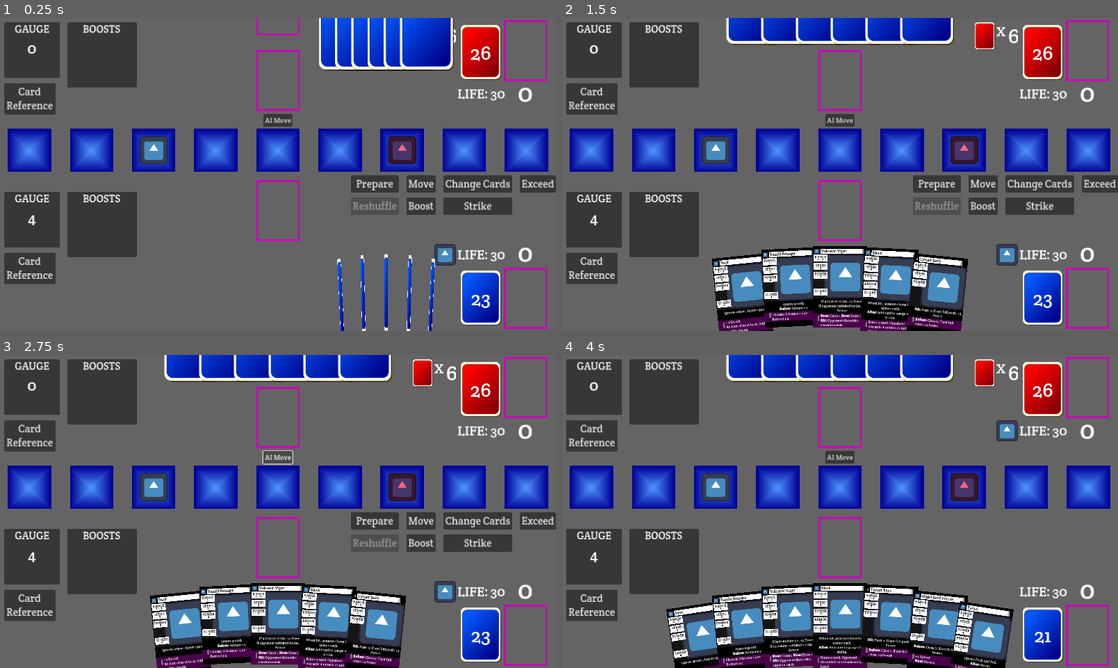
Above: before the commit, frames 1-4 (two rows, left to right).
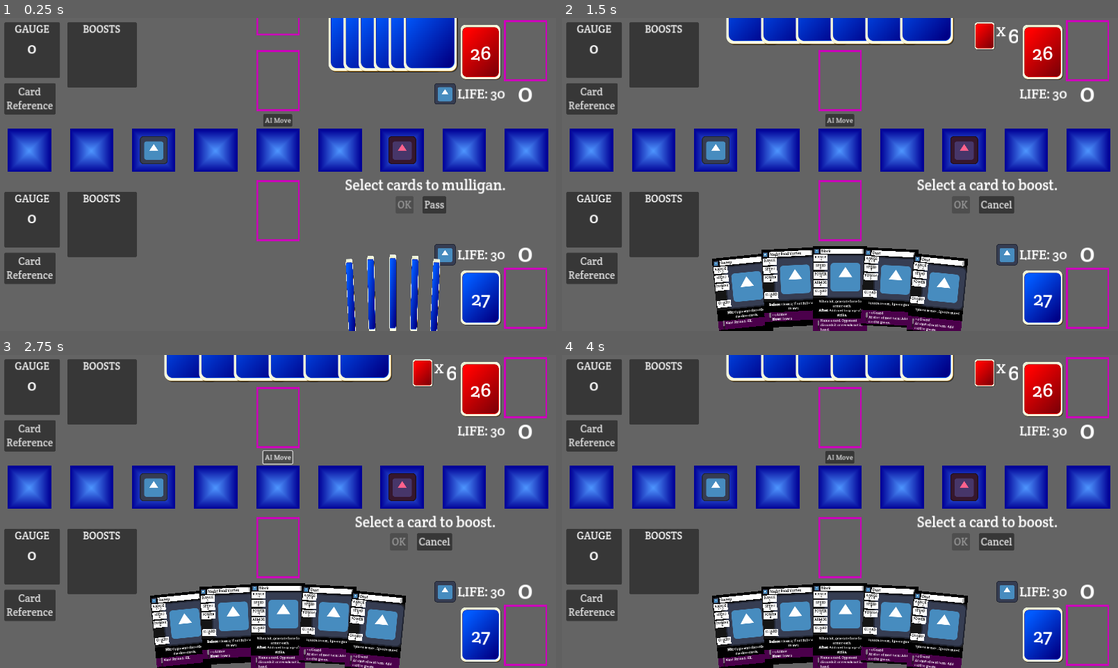
Above: after the commit, the same moments.

Repository: daniel-k-taylor/exceedgameclient
Game: Godot game, scene res://scenes/game/game.tscn
Two runs of this game, one before a commit and one after it. Both use one fixed random seed, a clock stepped at 60 frames per second and the inputs below. The engine's default icon, where the game draws it, is replaced by a stand-in: a white triangle on a blue panel in a dark square.
Inputs (mouse positions are in pixels of both pictures, inside the frame that each line leads up to):
- Up to frame 1 (0.25 s): no input
- Up to frame 2 (1.5 s): click (995, 205) at 0.5 s, where only the run after the commit has a clickable "Pass"; click (995, 205) at 1.25 s, where only the run before the commit has a clickable "Cancel"
- Up to frame 3 (2.75 s): click "AI Move" at 2 s
- Up to frame 4 (4 s): click (934, 520) at 2.75 s, where only the run before the commit has a clickable "Prepare"; click (1040, 636) at 3.52 s

The runs differ from the first frame. In frame 1, 7.0% of the frame differs, in the area x 4-100%, y 0-100%; in frame 2, 4.7%; in frame 3, 4.7%; in frame 4, 6.2%.

Commit message:
Implement mulligan

Diff:
--- a/scenes/card/card_base.gd
+++ b/scenes/card/card_base.gd
@@ -89,7 +89,7 @@
 
 func update_visibility():
 	match state:
-		CardState.CardState_InGauge, CardState.CardState_InBoost, CardState.CardState_Offscreen:
+		CardState.CardState_InDeck, CardState.CardState_InGauge, CardState.CardState_InBoost, CardState.CardState_Offscreen:
 			visible = false
 		_:
 			visible = true
--- a/scenes/game/game.gd
+++ b/scenes/game/game.gd
@@ -14,6 +14,8 @@
 
 var chosen_deck = null
 var NextCardId = 1
+
+const Test_StartWithGauge = false
 
 var first_run_done = false
 var select_card_require_min = 0
@@ -46,6 +48,7 @@
 	UISubState_SelectCards_DiscardCardsToGauge,
 	UISubState_SelectCards_ForceForChange,
 	UISubState_SelectCards_Exceed,
+	UISubState_SelectCards_Mulligan,
 	UISubState_SelectCards_StrikeGauge,
 	UISubState_SelectCards_StrikeCard,
 	UISubState_SelectCards_StrikeResponseCard,
@@ -74,8 +77,6 @@
 	$PlayerLife.set_life(game_logic.player.life)
 	$OpponentLife.set_life(game_logic.opponent.life)
 
-	finish_initialization()
-
 func finish_initialization():
 	spawn_all_cards()
 	draw_and_begin()
@@ -89,16 +90,18 @@
 	events = game_logic.player.add_to_gauge(card)
 	_handle_events(events)
 func test_init():
-	for i in range(4):
-		test_draw_and_add()
-	layout_player_hand(true)
-	_update_buttons()
-	update_card_counts()
+	if Test_StartWithGauge:
+		for i in range(4):
+			test_draw_and_add()
+		layout_player_hand(true)
+		_update_buttons()
 
 func first_run():
 	move_character_to_arena_square($PlayerCharacter, game_logic.player.arena_location)
 	move_character_to_arena_square($OpponentCharacter, game_logic.opponent.arena_location)
 	_update_buttons()
+
+	finish_initialization()
 
 func spawn_deck(deck, deck_copy, deck_card_zone, copy_zone, hand_focus_y_pos):
 	for card in deck:
@@ -123,12 +126,8 @@
 	spawn_deck(game_logic.opponent.deck, game_logic.opponent.deck_copy, $AllCards/OpponentDeck, $AllCards/OpponentAllCopy, OpponentHandFocusYPos)
 
 func draw_and_begin():
-	game_logic.draw_starting_hands_and_begin()
-	for card in game_logic.player.hand:
-		draw_card(card.id, true)
-	for card in game_logic.opponent.hand:
-		draw_card(card.id, false)
-	_on_advance_turn()
+	var events = game_logic.draw_starting_hands_and_begin()
+	_handle_events(events)
 
 func get_arena_location_button(arena_location):
 	var arena = $StaticUI/StaticUIVBox/Arena
@@ -172,6 +171,11 @@
 	else:
 		return $OpponentDeck/DeckButton
 
+func get_deck_button_position(is_player : bool):
+	var button = get_deck_button(is_player)
+	var deck_position = button.position + (button.size * button.scale)/2
+	return deck_position
+
 func get_hand_zone(is_player : bool):
 	if is_player:
 		return $AllCards/PlayerHand
@@ -182,9 +186,7 @@
 	var card = add_card_to_hand(card_id, is_player)
 
 	# Start the card at the deck.
-	var deck_button = get_deck_button(is_player)
-	var deck_position = deck_button.position + (deck_button.size * deck_button.scale)/2
-	card.position = deck_position
+	card.position = get_deck_button_position(is_player)
 
 	layout_player_hand(is_player)
 
@@ -274,7 +276,7 @@
 			return in_gauge and len(selected_cards) < select_card_require_max
 		UISubState.UISubState_SelectCards_MoveActionGenerateForce, UISubState.UISubState_SelectCards_ForceForChange, UISubState.UISubState_SelectCards_ForceForArmor:
 			return in_gauge or in_hand
-		UISubState.UISubState_SelectCards_StrikeCard, UISubState.UISubState_SelectCards_StrikeResponseCard:
+		UISubState.UISubState_SelectCards_StrikeCard, UISubState.UISubState_SelectCards_StrikeResponseCard, UISubState.UISubState_SelectCards_Mulligan:
 			return in_hand
 		UISubState.UISubState_SelectCards_PlayBoost:
 			return len(selected_cards) == 0 and in_hand and game_logic.can_player_boost(game_logic.player, card.card_id)
@@ -474,6 +476,21 @@
 	card.discard_to(pos, CardBase.CardState.CardState_InGauge)
 	reparent_to_zone(card, gauge_card_loc)
 
+func get_deck_zone(is_player : bool):
+	if is_player:
+		return $AllCards/PlayerDeck
+	else:
+		return $AllCards/OpponentDeck
+
+func _on_add_to_deck(event):
+	var is_player = event['event_player'] == game_logic.player
+	var card = find_card_on_board(event['number'])
+	card.flip_card_to_front(false)
+	var deck_position = get_deck_button_position(is_player)
+	card.discard_to(deck_position, CardBase.CardState.CardState_InDeck)
+	reparent_to_zone(card, get_deck_zone(is_player))
+	layout_player_hand(is_player)
+
 func _on_draw_event(event):
 	var card_drawn_id = event['number']
 	var is_player = event['event_player'] == game_logic.player
@@ -630,6 +647,17 @@
 	else:
 		move_character_to_arena_square($OpponentCharacter, event['number'])
 
+func _on_mulligan_decision(event):
+	if event['event_player'] == game_logic.player:
+		selected_cards = []
+		select_card_require_min = 1
+		select_card_require_max = len(game_logic.player.hand)
+		var can_cancel = true
+		enable_instructions_ui("Select cards to mulligan.", true, can_cancel)
+		change_ui_state(UIState.UIState_SelectCards, UISubState.UISubState_SelectCards_Mulligan)
+	else:
+		ai_mulligan_decision()
+
 func _on_reshuffle_discard(event):
 	# TODO: Play a cool animation of discard shuffling into deck
 	printlog("UI: TODO: Play reshuffle animation and update reshuffle count/icon.")
@@ -649,6 +677,9 @@
 			card.reset()
 	close_popout()
 
+func _on_reshuffle_deck(_event):
+	printlog("UI: TODO: In place reshuffle deck. No cards actually move though.")
+
 func _on_reveal_hand(event):
 	if event['event_player'] == game_logic.opponent:
 		var cards = $AllCards/OpponentHand.get_children()
@@ -721,6 +752,8 @@
 		match event['event_type']:
 			game_logic.EventType.EventType_AddToGauge:
 				_on_add_to_gauge(event)
+			game_logic.EventType.EventType_AddToDeck:
+				_on_add_to_deck(event)
 			game_logic.EventType.EventType_AddToDiscard:
 				_on_discard_event(event)
 			game_logic.EventType.EventType_AdvanceTurn:
@@ -757,8 +790,12 @@
 				_on_hand_size_exceeded(event)
 			game_logic.EventType.EventType_Move:
 				_on_move_event(event)
+			game_logic.EventType.EventType_MulliganDecision:
+				_on_mulligan_decision(event)
 			game_logic.EventType.EventType_ReshuffleDiscard:
 				_on_reshuffle_discard(event)
+			game_logic.EventType.EventType_ReshuffleDeck:
+				_on_reshuffle_deck(event)
 			game_logic.EventType.EventType_RevealHand:
 				_on_reveal_hand(event)
 			game_logic.EventType.EventType_Strike_ArmorUp:
@@ -836,7 +873,7 @@
 	$StaticUI/StaticUIVBox/InstructionsWithButtonsUI/ButtonContainer/WildSwingButton.visible = instructions_wild_swing_allowed
 
 	match ui_sub_state:
-		UISubState.UISubState_SelectCards_BoostCancel:
+		UISubState.UISubState_SelectCards_BoostCancel, UISubState.UISubState_SelectCards_Mulligan:
 			$StaticUI/StaticUIVBox/InstructionsWithButtonsUI/ButtonContainer/CancelButton.text = "Pass"
 		_:
 			$StaticUI/StaticUIVBox/InstructionsWithButtonsUI/ButtonContainer/CancelButton.text = "Cancel"
@@ -889,7 +926,7 @@
 				return selected_cards_between_min_and_max()
 			UISubState.UISubState_SelectCards_BoostCancel, UISubState.UISubState_SelectCards_DiscardContinuousBoost, UISubState.UISubState_SelectCards_DiscardFromReference:
 				return selected_cards_between_min_and_max()
-			UISubState.UISubState_SelectCards_DiscardCardsToGauge:
+			UISubState.UISubState_SelectCards_DiscardCardsToGauge, UISubState.UISubState_SelectCards_Mulligan:
 				return selected_cards_between_min_and_max()
 			UISubState.UISubState_SelectCards_MoveActionGenerateForce:
 				var force_selected = get_force_in_selected_cards()
@@ -956,7 +993,7 @@
 
 func _on_instructions_ok_button_pressed():
 	if ui_state == UIState.UIState_SelectCards and can_press_ok():
-		var selected_card_ids = []
+		var selected_card_ids : Array[int] = []
 		for card in selected_cards:
 			selected_card_ids.append(card.card_id)
 		var single_card_id = -1
@@ -991,6 +1028,8 @@
 				events = game_logic.do_strike(game_logic.player, single_card_id, false, ex_card_id)
 			UISubState.UISubState_SelectCards_ForceForArmor:
 				events = game_logic.do_force_for_armor(game_logic.player, selected_card_ids)
+			UISubState.UISubState_SelectCards_Mulligan:
+				events = game_logic.do_mulligan(game_logic.player, selected_card_ids)
 			UISubState.UISubState_SelectCards_PlayBoost:
 				if game_logic.get_card_boost_force_cost(single_card_id) > 0:
 					printlog("ERROR: TODO: Force cost not implemented.")
@@ -1002,11 +1041,17 @@
 func _on_instructions_cancel_button_pressed():
 	match ui_sub_state:
 		UISubState.UISubState_SelectCards_ForceForArmor:
-				var selected_card_ids = []
-				deselect_all_cards()
-				var events = game_logic.do_force_for_armor(game_logic.player, selected_card_ids)
-				_handle_events(events)
-				return
+			deselect_all_cards()
+			close_popout()
+			var events = game_logic.do_force_for_armor(game_logic.player, [])
+			_handle_events(events)
+			return
+		UISubState.UISubState_SelectCards_Mulligan:
+			deselect_all_cards()
+			close_popout()
+			var events = game_logic.do_mulligan(game_logic.player, [])
+			_handle_events(events)
+			return
 
 	if ui_state == UIState.UIState_SelectArenaLocation and instructions_cancel_allowed:
 		change_ui_state(UIState.UIState_PickTurnAction)
@@ -1105,6 +1150,13 @@
 func ai_choose_card_hand_to_gauge():
 	var card_id = game_logic.opponent.hand[0].id
 	var events = game_logic.do_card_from_hand_to_gauge(game_logic.opponent, card_id)
+	_handle_events(events)
+
+func ai_mulligan_decision():
+	var ids : Array[int] = []
+	for card in game_logic.opponent.hand:
+		ids.append(card.id)
+	var events = game_logic.do_mulligan(game_logic.opponent, ids)
 	_handle_events(events)
 
 func card_in_selected_cards(card):
--- a/scenes/game/gamelogic.gd
+++ b/scenes/game/gamelogic.gd
@@ -37,6 +37,7 @@
 	GameState_Boost_Processing,
 	GameState_PickAction,
 	GameState_DiscardDownToMax,
+	GameState_Mulligan,
 	GameState_WaitForStrike,
 	GameState_PlayerDecision,
 	GameState_Strike_Opponent_Response,
@@ -51,6 +52,7 @@
 enum EventType {
 	EventType_AddToGauge,
 	EventType_AddToDiscard,
+	EventType_AddToDeck,
 	EventType_AdvanceTurn,
 	EventType_Boost_ActionAfterBoost,
 	EventType_Boost_CancelDecision,
@@ -67,6 +69,8 @@
 	EventType_GameOver,
 	EventType_HandSizeExceeded,
 	EventType_Move,
+	EventType_MulliganDecision,
+	EventType_ReshuffleDeck,
 	EventType_ReshuffleDiscard,
 	EventType_RevealHand,
 	EventType_Strike_ArmorUp,
@@ -257,6 +261,7 @@
 	var exceed_cost : int
 	var strike_stat_boosts : StrikeStatBoosts
 	var canceled_this_turn : bool
+	var mulligan_complete : bool
 
 	func _init(player_name, parent_ref, chosen_deck, card_start_id):
 		name = player_name
@@ -283,6 +288,7 @@
 		exceeded = false
 		canceled_this_turn = false
 		cleanup_boost_to_gauge_cards = []
+		mulligan_complete = false
 
 	func exceed():
 		exceeded = true
@@ -293,6 +299,16 @@
 			events += [parent.create_event(EventType.EventType_ForceStartStrike, self, 0)]
 			parent.change_game_state(GameState.GameState_WaitForStrike)
 			parent.decision_player = self
+		return events
+
+	func mulligan(card_ids : Array[int]):
+		var events = []
+		events += draw(len(card_ids))
+		for id in card_ids:
+			events += move_card_from_hand_to_deck(id)
+		deck.shuffle()
+		events += [parent.create_event(EventType.EventType_ReshuffleDeck, self, reshuffle_remaining)]
+		mulligan_complete = true
 		return events
 
 	func is_card_in_hand(id : int):
@@ -306,6 +322,17 @@
 			if hand[i].id == id:
 				hand.remove_at(i)
 				break
+
+	func move_card_from_hand_to_deck(id : int):
+		var events = []
+		for i in range(len(hand)):
+			var card = hand[i]
+			if card.id == id:
+				deck.insert(0, card)
+				hand.remove_at(i)
+				events += [parent.create_event(EventType.EventType_AddToDeck, self, card.id)]
+				break
+		return events
 
 	func move_card_from_hand_to_gauge(id : int):
 		var events = []
@@ -426,6 +453,7 @@
 		# Not found
 		events += [parent.create_event(EventType.EventType_RevealHand, self, 0)]
 		return events
+
 	func discard_random(amount):
 		var events = []
 		for i in range(amount):
@@ -678,10 +706,12 @@
 	opponent.arena_location = 7
 
 func draw_starting_hands_and_begin():
-	player.draw(StartingHandFirstPlayer)
-	opponent.draw(StartingHandSecondPlayer)
-
-	change_game_state(GameState.GameState_PickAction)
+	var events = []
+	events += player.draw(StartingHandFirstPlayer)
+	events += opponent.draw(StartingHandSecondPlayer)
+	change_game_state(GameState.GameState_Mulligan)
+	events += [create_event(EventType.EventType_MulliganDecision, player, 0)]
+	return events
 
 func get_card(id : int):
 	for card in all_cards:
@@ -1693,3 +1723,26 @@
 	else:
 		printlog("ERROR: Tried to make choice but no active strike or boost.")
 	return events
+
+func do_mulligan(performing_player : Player, card_ids : Array[int]):
+	if performing_player.mulligan_complete:
+		printlog("ERROR: Tried to mulligan but already done.")
+		return []
+	if game_state != GameState.GameState_Mulligan:
+		printlog("ERROR: Tried to mulligan but not in correct game state.")
+		return []
+
+	for card_id in card_ids:
+		if not performing_player.is_card_in_hand(card_id):
+			printlog("ERROR: Tried to mulligan with card not in hand.")
+			return []
+
+	var events = []
+	events += performing_player.mulligan(card_ids)
+
+	if player.mulligan_complete and opponent.mulligan_complete:
+		change_game_state(GameState.GameState_PickAction)
+		events += [create_event(EventType.EventType_AdvanceTurn, active_turn_player, 0)]
+	else:
+		events += [create_event(EventType.EventType_MulliganDecision, other_player(performing_player), 0)]
+	return events
Not shown, changed: work.todo
